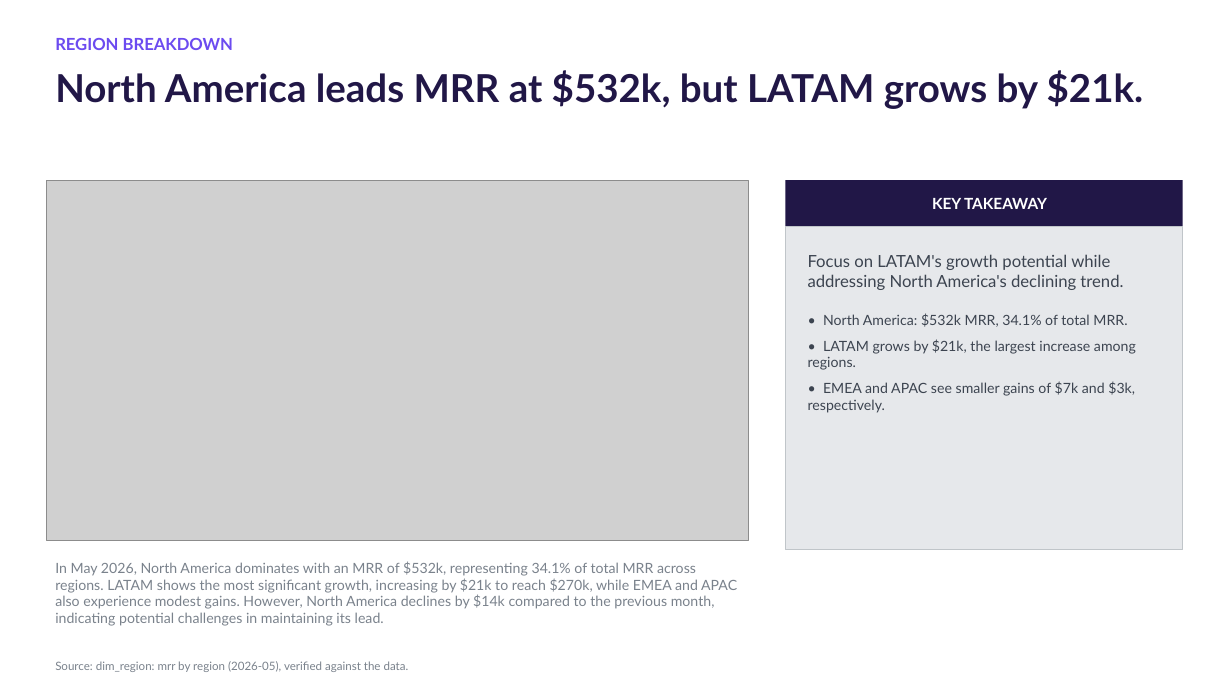
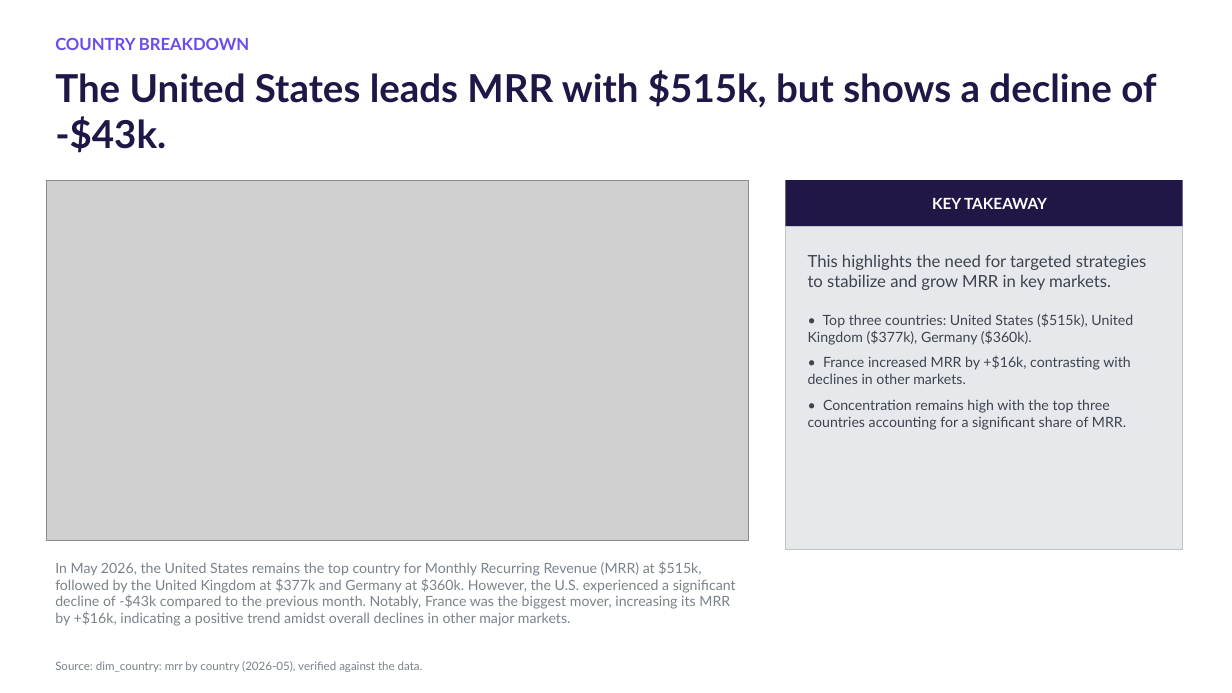
Before and after one commit to AronSarosi/ai-report-generator, a slide deck: slide 5 of app/examples/saas_metrics/report.pptx. Drawn at 1232x693 pixels with LibreOffice and Linux fonts; fonts in the diff are those of the drawing; grey boxes stand for pictures. Boxes give left, top, right and bottom in pixels: in the first picture for what was removed or moved away, otherwise in the second. Text is boxed around its words. In the diff, an @@ line names an element or a change of style, - is before the commit and + after.

```diff
--- a/app/examples/saas_metrics/report.pptx
+++ b/app/examples/saas_metrics/report.pptx
@@ text at bbox=[55, 38, 249, 50]: text changed @@
-REGION BREAKDOWN
+COUNTRY BREAKDOWN
@@ text at bbox=[55, 70, 1156, 153]: text changed @@
-North America leads MRR at $532k, but LATAM grows by $21k.
+The United States leads MRR with $515k, but shows a decline of -$43k.
@@ text in rectangle at bbox=[808, 254, 1147, 430]: text changed @@
-Focus on LATAM's growth potential while addressing North America's declining trend.
-• North America: $532k MRR, 34.1% of total MRR.
-• LATAM grows by $21k, the largest increase among regions.
-• EMEA and APAC see smaller gains of $7k and $3k, respectively.
+This highlights the need for targeted strategies to stabilize and grow MRR in key markets.
+• Top three countries: United States ($515k), United Kingdom ($377k), Germany ($360k).
+• France increased MRR by +$16k, contrasting with declines in other markets.
+• Concentration remains high with the top three countries accounting for a significant share of MRR.
@@ text at bbox=[55, 562, 736, 626]: text changed @@
-In May 2026, North America dominates with an MRR of $532k, representing 34.1% of total MRR across regions. LATAM shows the most significant growth, increasing by $21k to reach $270k, while EMEA and APAC also experience modest gains. However, North America declines by $14k compared to the previous month, indicating potential challenges in maintaining its lead.
+In May 2026, the United States remains the top country for Monthly Recurring Revenue (MRR) at $515k, followed by the United Kingdom at $377k and Germany at $360k. However, the U.S. experienced a significant decline of -$43k compared to the previous month. Notably, France was the biggest mover, increasing its MRR by +$16k, indicating a positive trend amidst overall declines in other major markets.
@@ text at bbox=[55, 661, 423, 672]: text changed @@
-Source: dim_region: mrr by region (2026-05), verified against the data.
+Source: dim_country: mrr by country (2026-05), verified against the data.
```
Also in this commit, not shown: 4 other slides changed, 1 slide added, 1 slide removed, 46 other files.
